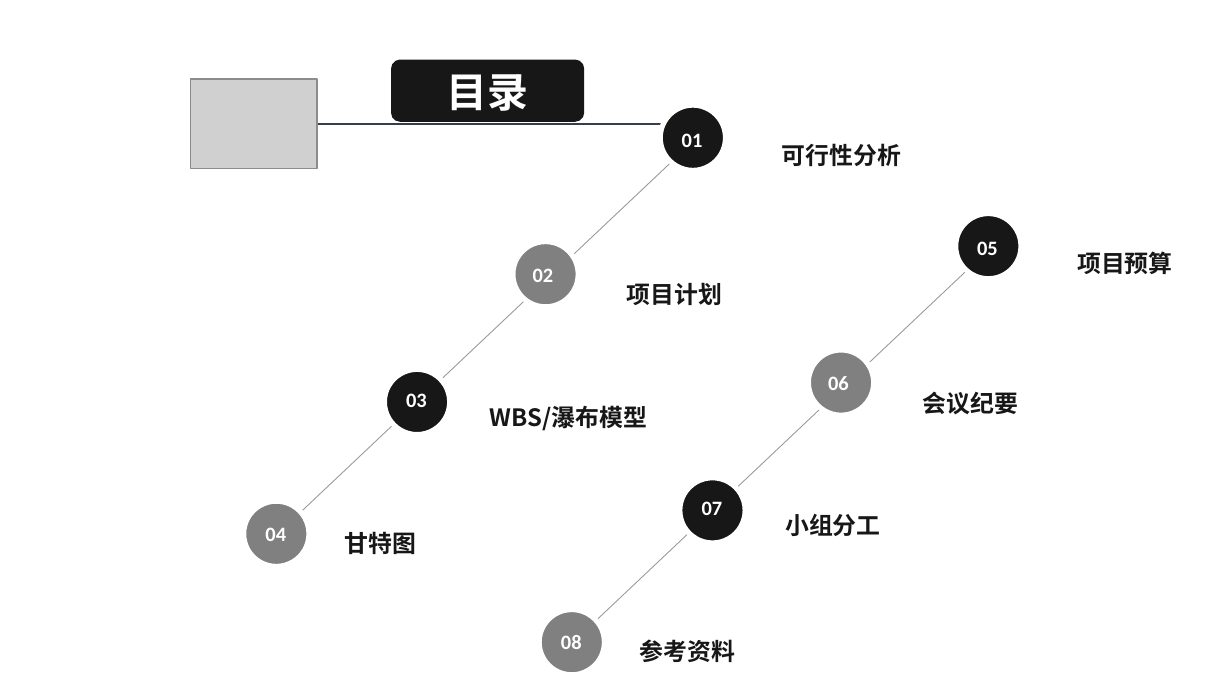
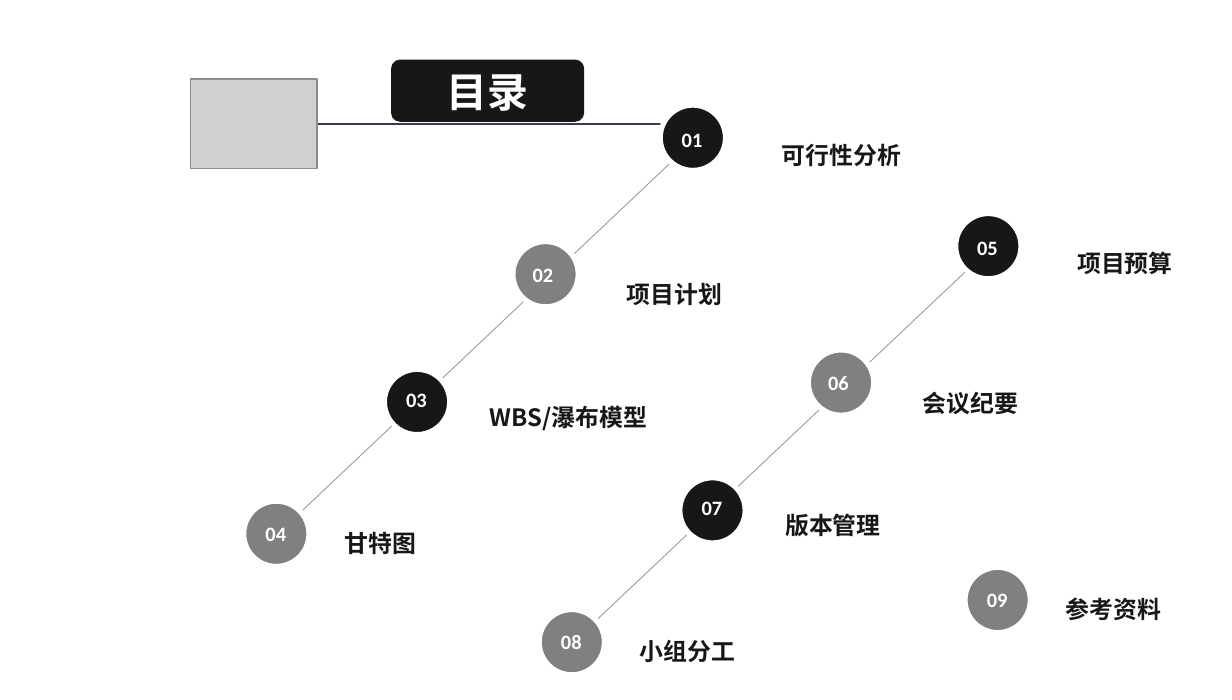
Before and after one commit to SixteenTime/SEProject-Flower, a slide deck: slide 2 of documents/work/project_plan/SE2020-G05-项目计划0.2.pptx. Drawn at 1232x700 pixels with LibreOffice and Linux fonts; fonts in the diff are those of the drawing; grey boxes stand for pictures. Boxes give left, top, right and bottom in pixels: in the first picture for what was removed or moved away, otherwise in the second. Text is boxed around its words. In the diff, an @@ line names an element or a change of style, - is before the commit and + after.

```diff
--- a/documents/work/project_plan/SE2020-G05-项目计划0.2.pptx
+++ b/documents/work/project_plan/SE2020-G05-项目计划0.2.pptx
@@ text at <box>785,513,881,536</box>: text changed @@
-小组分工
+版本管理
@@ ellipse added at <box>964,568,1030,633</box>, fill #808080, outline #FFFFFF 3 pt @@
@@ text added at <box>987,593,1008,607</box>, 12 pt, text #FFFFFF, bold @@
+09
@@ text added at <box>1066,597,1162,620</box>, 14 pt, text #181717, bold @@
+参考资料
@@ text at <box>640,640,736,662</box>: text changed @@
-参考资料
+小组分工
```
Also in this commit, not shown: 17 other slides changed, 6 slides added, 4 other files.
